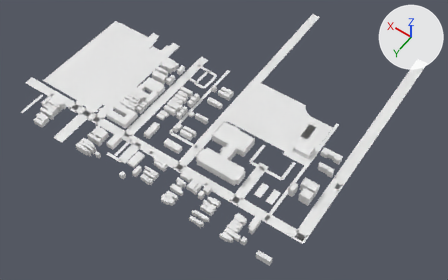
What one commit did to the glTF model app/public/world/tiles/1_12.glb.
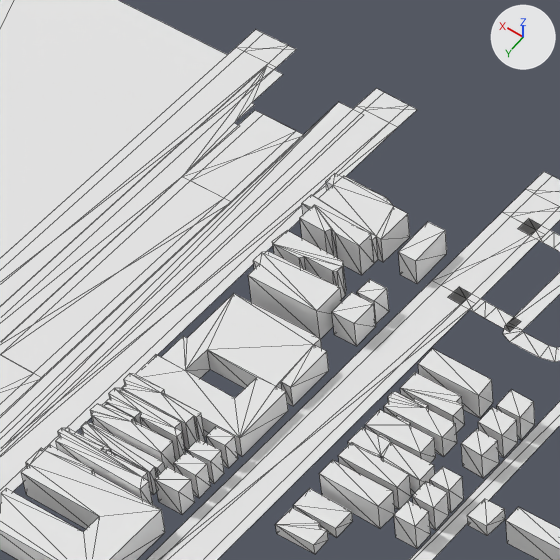
Each version is shown whole from a 50 mm lens placed at (353.0, -5671.0, 738.0), pointed at (706.0, -6164.0, -37.0), then close up on the part from 25% to 46% of the width and 10% to 43% of the height. The lights are fixed; the arrows at upper right show +X, +Y and +Z. The last two pictures show the newer version. The close-ups show mesh edges as thin lines. Where no turn or scale is listed for an object, it has been applied to the vertices. Vertices at exactly the same position are counted once.

The first close-up shows 'buildings', 'ground'.
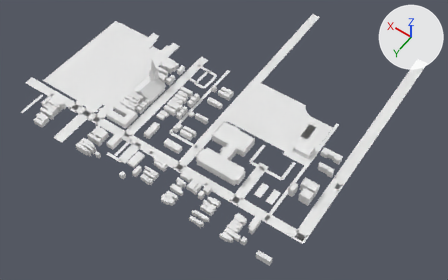
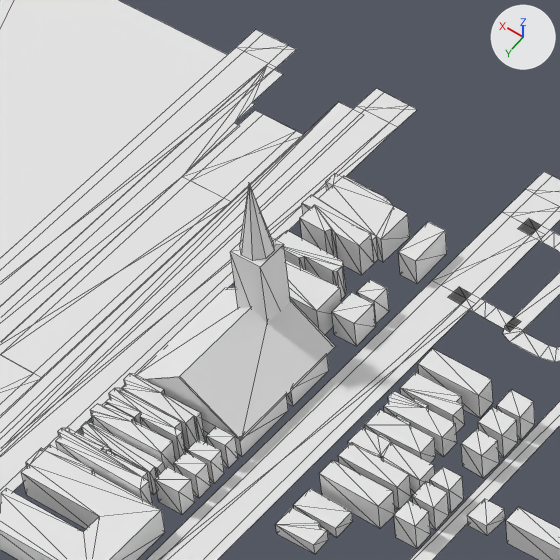
Where the newer file only moved an object's origin or applied its transform, the numbers keep the older frame.

Changed parts and their boxes (x1, y1, x2, y2) in the close-ups (560 x 560 px):
part 1 of me_buildings, added
    after: (230, 239, 291, 324)
part 2 of me_buildings, built on
    before: (136, 294, 329, 457)
    after: (135, 184, 336, 457)

The change, as a list of edits to the scene's bpy script:
```text
Change me_buildings:
    used by ob_buildings; location = (740.3, -6111.0, 8.1)
    verts and faces of me_buildings; kept vertices keep their numbers, new ones are numbered from 1591
    before: 1557 (119.0, -60.0, -1.0) at pixel (233, 293), 1558 (118.0, -40.0, -1.0) at pixel (186, 338), 1560 (119.0, -40.0, -1.0) at pixel (183, 336), 1562 (119.0, -30.0, -1.0) at pixel (161, 356), 1564 (121.0, -30.0, -1.0) at pixel (155, 354)
    before: 1566 (121.0, -20.0, -1.0), 1568 (84.0, -20.0, -1.0) at pixel (239, 437), 1570 (84.0, -40.0, -1.0) at pixel (285, 391), 1572 (88.0, -40.0, -1.0) at pixel (275, 386), 1574 (88.0, -42.0, -1.0) at pixel (281, 381)
    before: 1576 (84.0, -42.0, -1.0) at pixel (290, 387), 1578 (85.0, -58.0, -1.0) at pixel (326, 351), 1580 (89.0, -58.0, -1.0) at pixel (313, 344), 1582 (89.0, -60.0, -1.0) at pixel (320, 338), 1585 (94.0, -30.0, -1.0) at pixel (234, 398)
    before: 1586 (111.0, -30.0, -1.0) at pixel (185, 370), 1588 (111.0, -40.0, -1.0) at pixel (207, 349), 1590 (94.0, -40.0, -1.0) at pixel (256, 377)
    remove me_buildings.from_pydata(...)  # 1591 vertices, 2277 faces; spans x -220.0..220.0, y -113.0..113.0, z -8.0..8.0
    add me_buildings.from_pydata(...)  # 1620 vertices, 2301 faces; spans x -220.0..220.0, y -113.0..113.0, z -8.0..54.0
    me_buildings part 1: the loose piece of 8 vertices spanning x 84.0..92.0, y -78.0..-69.0, z -8.0..1.0 is copied, and the copy is scaled about its middle by (-1.34, -1.15, 4.21), then moved by (15.0, 18.0, 14.0); it spans x 98.0..108.0, y -60.0..-50.0, z -8.0..30.0
    me_buildings part 2
    add for i in [1557, 1558, 1560, 1562, 1564, 1566, 1568, 1570, 1572, 1574, 1576, 1578, 1580, 1582, 1585, 1586, 1588, 1590]: verts[i] += (0.0, 0.0, 0.0)
    add verts[1591] = (121.0, -19.0, -1.0)
    add verts[1592] = (102.0, -20.0, 12.0)  # pixel (178, 377)
    add verts[1593] = (83.0, -20.0, -1.0)  # pixel (240, 440)
    add for new, old in zip([1594, 1595, 1596], [1591, 1592, 1593]): verts[new] = verts[old] + (1.0, -41.0, 0.0)
    add verts[1597] = (121.0, -20.0, -1.0)
    add verts[1598] = (84.0, -20.0, -1.0)  # pixel (240, 439)
    add verts[1599] = (102.0, -20.0, 12.0)  # pixel (179, 376)
    add verts[1600] = (122.0, -60.0, -1.0)  # pixel (225, 289)
    add verts[1601] = (103.0, -60.0, 12.0)
    add verts[1602] = (85.0, -61.0, -1.0)  # pixel (333, 346)
    add verts[1603] = (101.0, -60.0, 30.0)  # pixel (272, 240)
    add verts[1604] = (103.0, -55.0, 54.0)  # pixel (248, 182)
    add verts[1605] = (99.0, -57.0, 30.0)  # pixel (274, 250)
    add verts[1606] = (99.0, -53.0, 30.0)  # pixel (265, 258)
    add verts[1607] = (101.0, -51.0, 30.0)  # pixel (252, 260)
    add verts[1608] = (105.0, -51.0, 30.0)  # pixel (241, 255)
    add verts[1609] = (107.0, -53.0, 30.0)  # pixel (239, 245)
    add verts[1610] = (107.0, -57.0, 30.0)
    add verts[1611] = (105.0, -59.0, 30.0)
    add faces += [(1591, 1595, 1594), (1591, 1592, 1595), (1593, 1596, 1595), (1592, 1593, 1595), (1597, 1598, 1599), (1600, 1601, 1602)]
    add faces += [(1603, 1604, 1605), (1604, 1606, 1605), (1604, 1607, 1606), (1604, 1608, 1607), (1604, 1609, 1608), (1604, 1610, 1609)]
    add faces += [(1604, 1611, 1610), (1603, 1611, 1604)]
```
